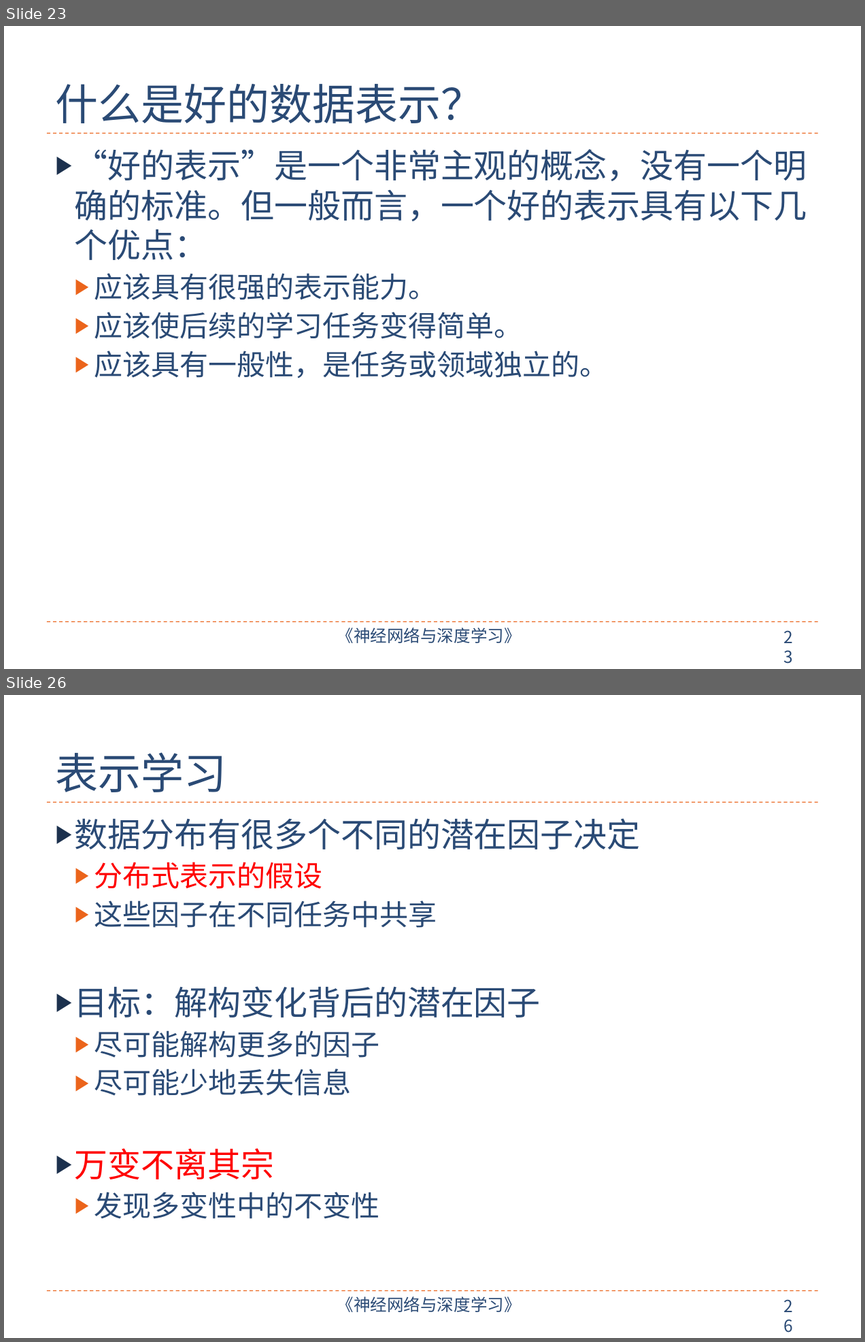
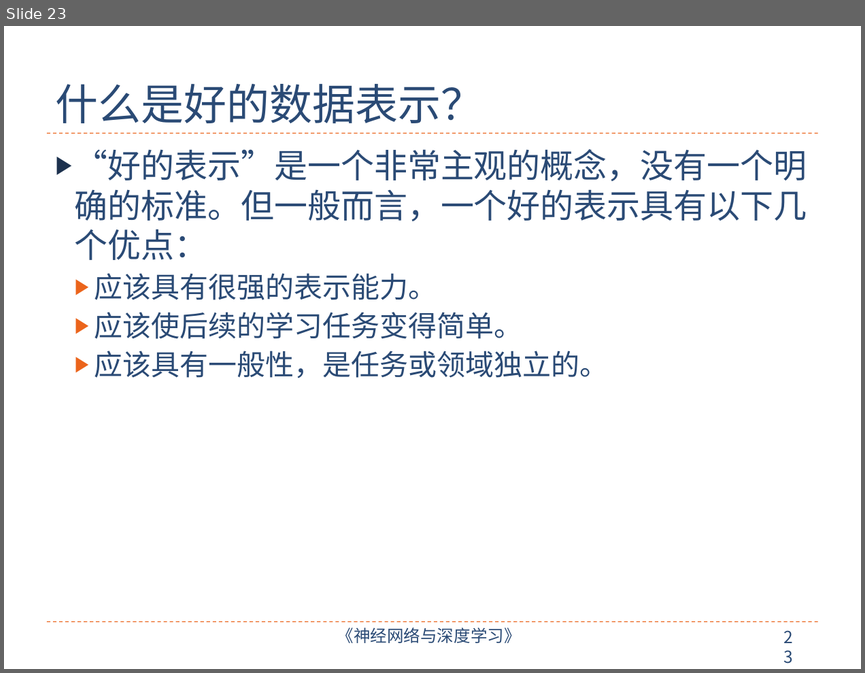
Before and after one commit to nndl/nndl.github.io, a slide deck: ppt/chap-绪论.pptx. Shown one above the other, each under a label of ours: slides 23 and 26 before the commit, slide 23 after it; the slides between them are not shown. The pictures are 865x1342 and 865x673 pixels, drawn with LibreOffice and Linux fonts; fonts in the diff are those of the drawing. Boxes give left, top, right and bottom in pixels: in the first picture for what was removed or moved away, otherwise in the second. Text is boxed around its words. In the diff, an @@ line names an element or a change of style, - is before the commit and + after.

```diff
--- a/ppt/chap-绪论.pptx
+++ b/ppt/chap-绪论.pptx
@@ slide 26 removed at (x1=4, y1=695, x2=861, y2=1338), background #FFFFFF; not listed: 4 template elements that a slide beside it also shows @@
@@ title removed at (x1=56, y1=752, x2=227, y2=792) @@
-表示学习
@@ text removed at (x1=75, y1=818, x2=640, y2=1219) @@
-▶ 数据分布有很多个不同的潜在因子决定
-  ▶ 分布式表示的假设
-  ▶ 这些因子在不同任务中共享
-▶ 目标：解构变化背后的潜在因子
-  ▶ 尽可能解构更多的因子
-  ▶ 尽可能少地丢失信息
-▶ 万变不离其宗
-  ▶ 发现多变性中的不变性
```
Also in this commit, not shown: 12 slides changed, 2 slides added, 2 other files.
